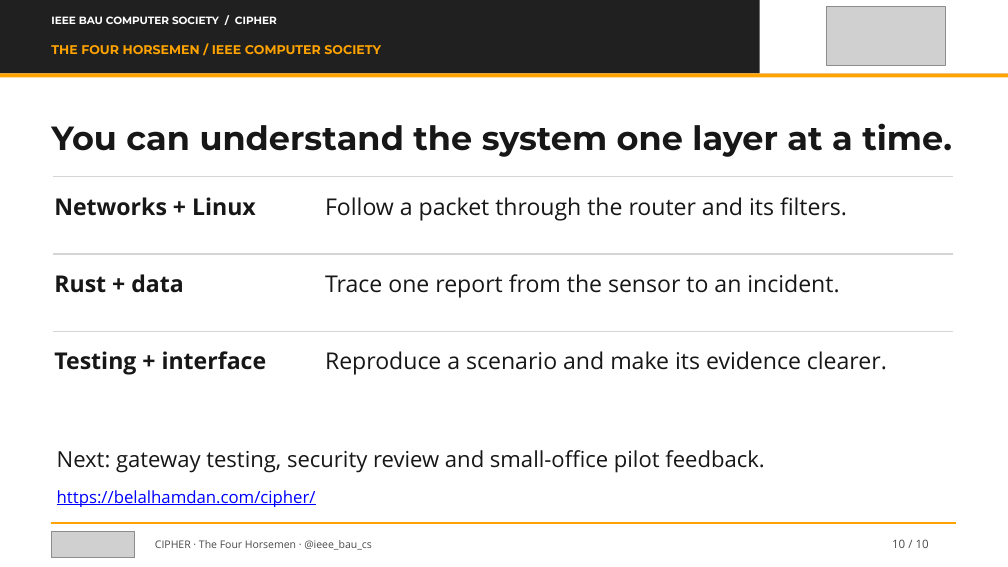
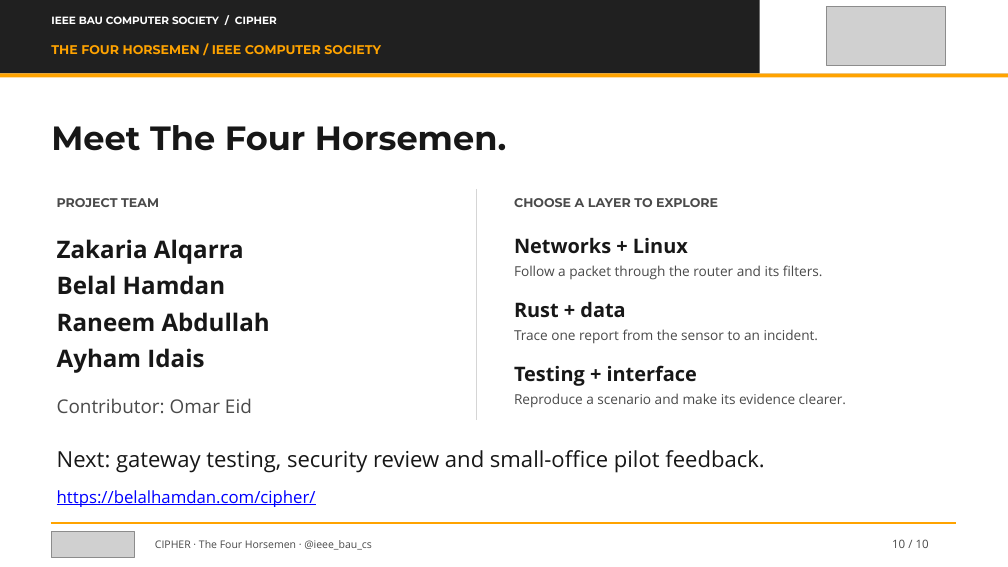
Before and after one commit to Fleptor/cipher, a slide deck: slide 10 of docs/presentation/CIPHER_Slide_Deck_Pitch.pptx. Drawn at 1008x567 pixels with LibreOffice and Linux fonts; fonts in the diff are those of the drawing; grey boxes stand for pictures. Boxes give left, top, right and bottom in pixels: in the first picture for what was removed or moved away, otherwise in the second. Text is boxed around its words. In the diff, an @@ line names an element or a change of style, - is before the commit and + after.

Commit message:
Credit Four Horsemen members and Omar Eid across project materials

```diff
--- a/docs/presentation/CIPHER_Slide_Deck_Pitch.pptx
+++ b/docs/presentation/CIPHER_Slide_Deck_Pitch.pptx
@@ title at [51, 125, 506, 151]: text changed; size 31.8 to 32 pt @@
-You can understand the system one layer at a time.
+Meet The Four Horsemen.
@@ line removed from (53, 177) to (953, 177) @@
@@ text added at [57, 198, 159, 207], 12 pt, text #4A4A4A, bold @@
+PROJECT TEAM
@@ line moved from (53, 254) - (953, 254) to (476, 189) - (476, 420) @@
@@ text added at [514, 198, 718, 207], 12 pt, text #4A4A4A, bold @@
+CHOOSE A LAYER TO EXPLORE
@@ text added at [57, 239, 270, 373], 23 pt, text #171717, bold @@
+Zakaria Alqarra
+Belal Hamdan
+Raneem Abdullah
+Ayham Idais
@@ text "Networks + Linux": place and size @@
-text "Networks + Linux" at [54, 197, 256, 216]
+text "Networks + Linux" at [514, 238, 688, 254]
@@ size 22 to 13 pt, text colour #171717 to #4A4A4A in 3 elements at [514, 393, 846, 408], [514, 329, 818, 344], [514, 265, 823, 280] @@
@@ text "Follow a packet through the ...": place and size @@
-text "Follow a packet through the ..." at [325, 197, 847, 221]
+text "Follow a packet through the ..." at [514, 265, 823, 280]
@@ text "Rust + data": place and size @@
-text "Rust + data" at [54, 274, 183, 293]
+text "Rust + data" at [514, 302, 625, 318]
@@ text "Trace one report from the ...": place and size @@
-text "Trace one report from the ..." at [325, 274, 839, 298]
+text "Trace one report from the ..." at [514, 329, 818, 344]
@@ line removed from (53, 331) to (953, 331) @@
@@ size 22 to 19 pt in 3 elements at [514, 238, 688, 254], [514, 302, 625, 318], [514, 365, 697, 386] @@
@@ text "Testing + interface": place and size @@
-text "Testing + interface" at [54, 351, 267, 375]
+text "Testing + interface" at [514, 365, 697, 386]
@@ text "Reproduce a scenario and make ...": place and size @@
-text "Reproduce a scenario and make ..." at [325, 351, 887, 375]
+text "Reproduce a scenario and make ..." at [514, 393, 846, 408]
@@ text added at [57, 398, 252, 413], 18 pt, text #4A4A4A @@
+Contributor: Omar Eid
```
Also in this commit, not shown: 1 other slide changed, 30 other files.
